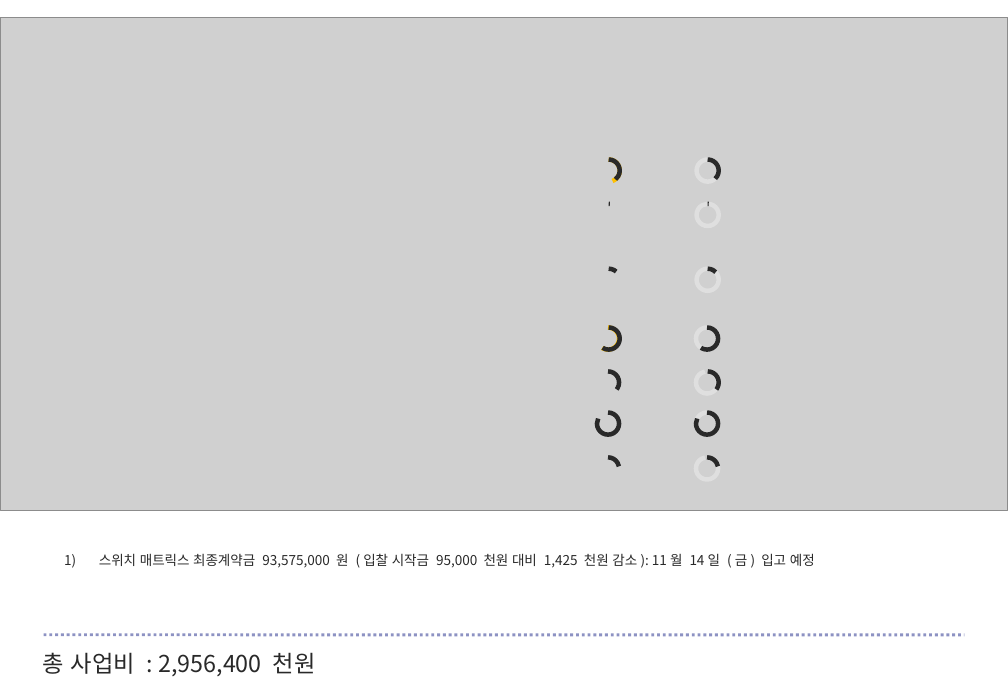
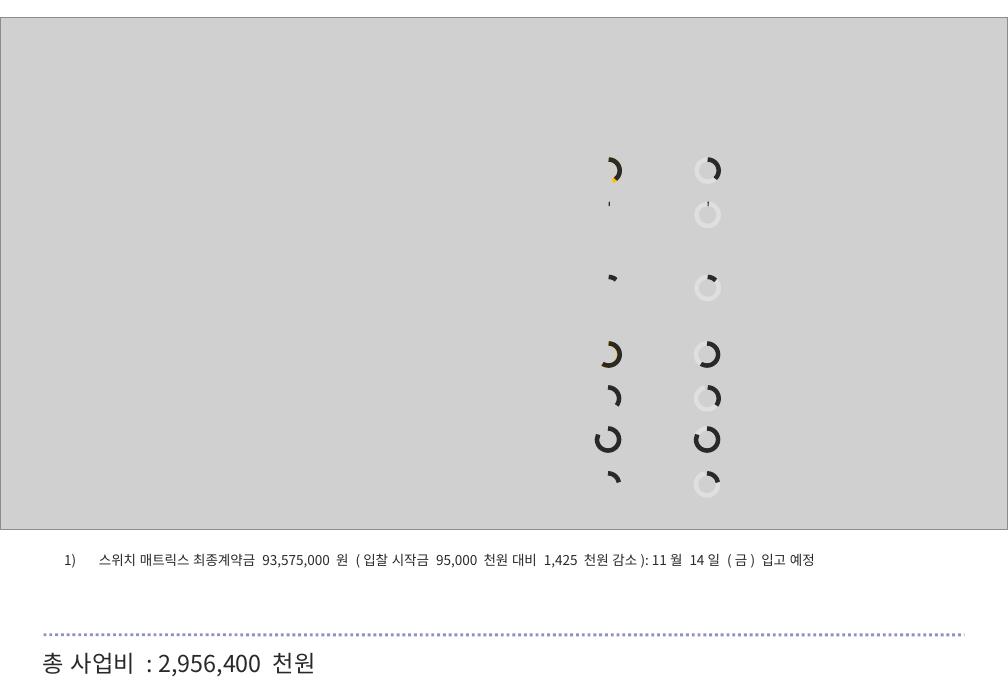
Before and after one commit to vectorcont62-dev/SSSU-third, a slide deck: slide 1 of 실무회의 및 단장미팅 발표자료/251030 사업단장 미팅자료 - 진명.pptx. Drawn at 1008x698 pixels with LibreOffice and Linux fonts; fonts in the diff are those of the drawing; grey boxes stand for pictures; background and template pictures are left out. Boxes give left, top, right and bottom in pixels: in the first picture for what was removed or moved away, otherwise in the second. Text is boxed around its words. In the diff, an @@ line names an element or a change of style, - is before the commit and + after.

```diff
--- a/실무회의 및 단장미팅 발표자료/251030 사업단장 미팅자료 - 진명.pptx
+++ b/실무회의 및 단장미팅 발표자료/251030 사업단장 미팅자료 - 진명.pptx
@@ picture: place and size @@
-picture at [0, 17, 1008, 511]
+picture at [0, 18, 1008, 530]
@@ 3 arc (boxed as its full ellipse)s: place and size @@
-3 arc (boxed as its full ellipse)s at [598, 269, 719, 291]
+3 arc (boxed as its full ellipse)s at [598, 277, 719, 300]
@@ 13 arc (boxed as its full ellipse)s: place and size @@
-13 arc (boxed as its full ellipse)s at [598, 328, 719, 479]
+13 arc (boxed as its full ellipse)s at [598, 343, 719, 496]
```
Also in this commit, not shown: 1 other file.
